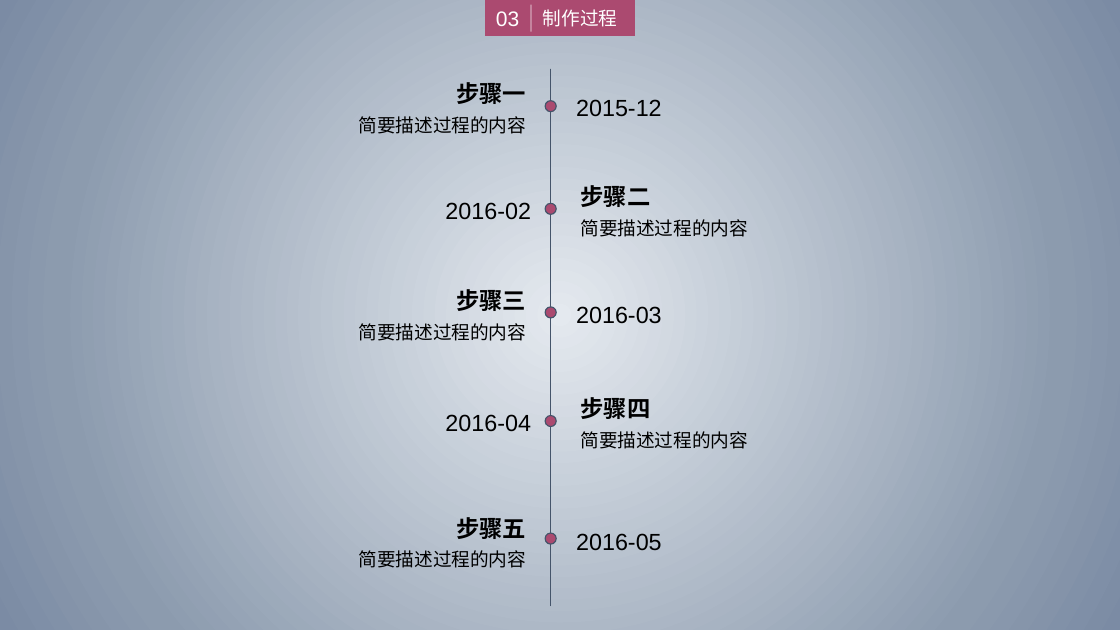
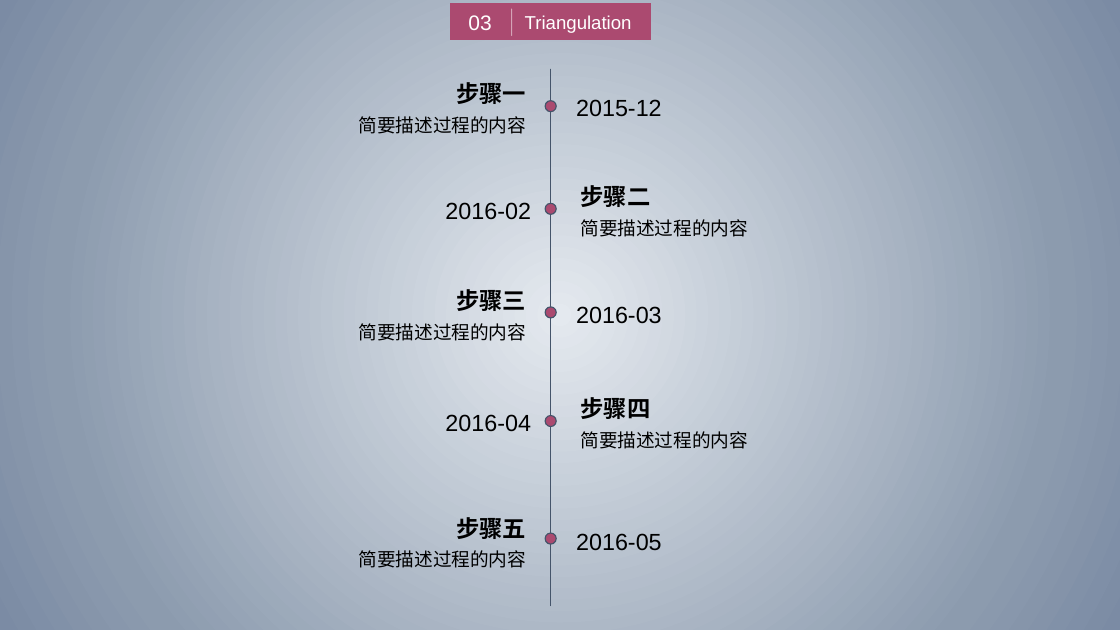
Before and after one commit to zhuangzhuang131419/McGill, a slide deck: slide 17 of COMP396/Presentation.pptx (slide 11 before the commit). Drawn at 1120x630 pixels with LibreOffice and Linux fonts; fonts in the diff are those of the drawing. Boxes give left, top, right and bottom in pixels: in the first picture for what was removed or moved away, otherwise in the second. Text is boxed around its words. In the diff, an @@ line names an element or a change of style, - is before the commit and + after.

```diff
--- a/COMP396/Presentation.pptx
+++ b/COMP396/Presentation.pptx
@@ text "03": place and size @@
-text "03" at [496,11,519,26]
+text "03" at [468,15,491,30]
@@ rectangle: place and size @@
-rectangle at [486,0,634,35]
+rectangle at [451,4,651,39]
@@ line moved from (531, 5) - (531, 31) to (512, 9) - (512, 35) @@
@@ text at [525,15,632,33]: text changed @@
-制作过程
+Triangulation
```
Also in this commit, not shown: 2 other slides changed, 8 slides added, 4 slides removed.
